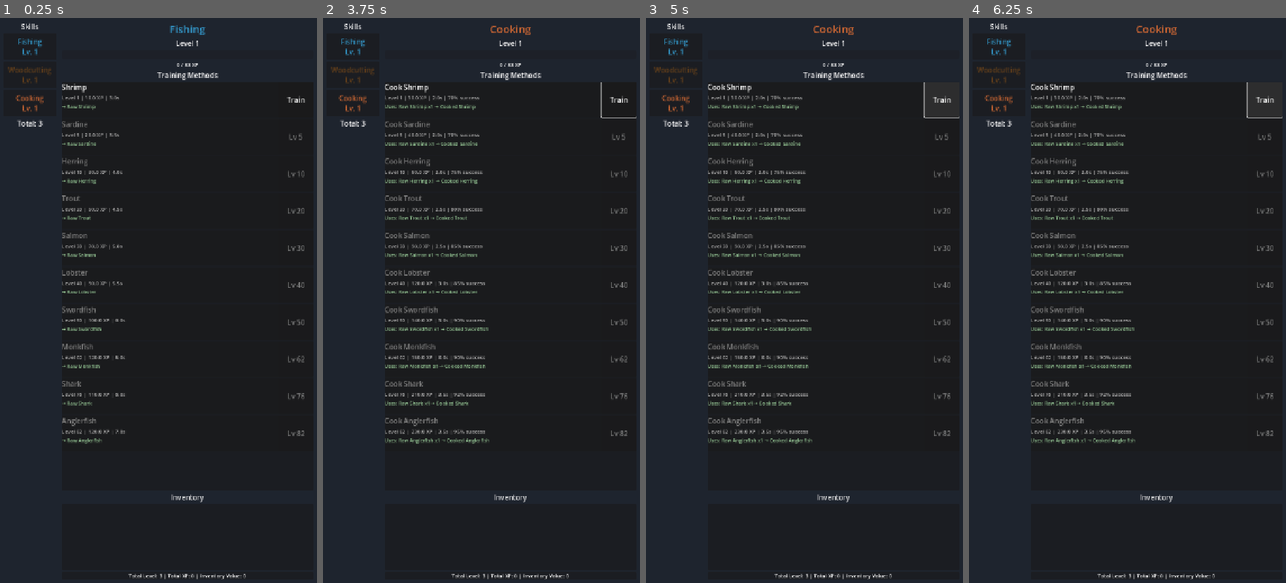
Above: before the commit, frames 1-4 (left to right).
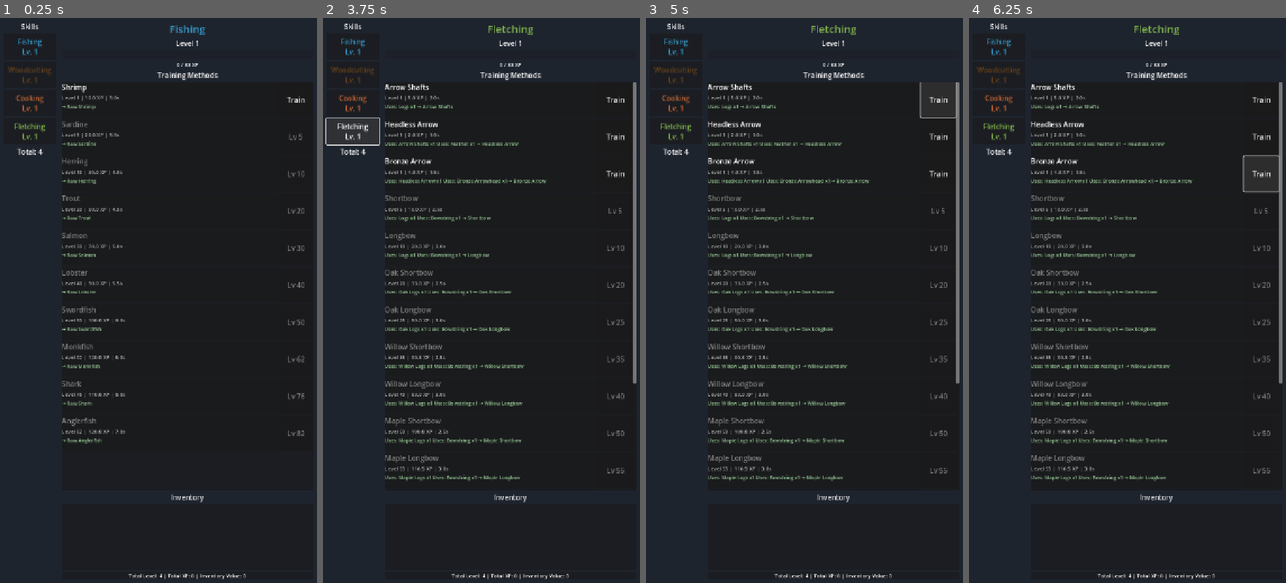
Above: after the commit, the same moments.

Repository: fahmed93/idlescapers
Game: Godot game, scene res://scenes/main.tscn
Two runs of this game, one before a commit and one after it. Both use one fixed random seed, a clock stepped at 60 frames per second and the inputs below.
Inputs (mouse positions are in pixels of both pictures, inside the frame that each line leads up to):
- Up to frame 1 (0.25 s): no input
- Up to frame 2 (3.75 s): click "Fishing Lv. 1" at 0.5 s; click "Woodcutting Lv. 1" at 1.25 s; click "Cooking Lv. 1" at 2 s; click "Train" at 2.75 s; click (351, 131) at 3.5 s, where only the run after the commit has a clickable "Fletching Lv. 1"
- Up to frame 3 (5 s): click "Train" at 4.25 s
- Up to frame 4 (6.25 s): click "Train" at 5 s; click "Train" at 5.75 s

The runs differ from the first frame. In frame 1, 0.2% of the frame differs, in the area x 4-52%, y 18-100%; in frame 2, 5.1%; in frame 3, 5.0%; in frame 4, 5.1%, in the area x 4-99%, y 1-100%.

Commit message:
Add fletching skill with training methods and items
Co-authored-by: fahmed93 <4407704+fahmed93@users.noreply.github.com>

Diff:
--- a/autoload/game_manager.gd
+++ b/autoload/game_manager.gd
@@ -109,6 +109,17 @@
 	skill_xp["cooking"] = 0.0
 	skill_levels["cooking"] = 1
 
+	# Create Fletching skill
+	var fletching := SkillData.new()
+	fletching.id = "fletching"
+	fletching.name = "Fletching"
+	fletching.description = "Create bows, arrows, and bolts."
+	fletching.color = Color(0.5, 0.7, 0.3)
+	fletching.training_methods = _create_fletching_methods()
+	skills["fletching"] = fletching
+	skill_xp["fletching"] = 0.0
+	skill_levels["fletching"] = 1
+
 func _create_fishing_methods() -> Array[TrainingMethodData]:
 	var methods: Array[TrainingMethodData] = []
 
@@ -414,6 +425,191 @@
 
 	return methods
 
+func _create_fletching_methods() -> Array[TrainingMethodData]:
+	var methods: Array[TrainingMethodData] = []
+
+	# Level 1: Arrow Shafts (15 per log)
+	var arrow_shafts := TrainingMethodData.new()
+	arrow_shafts.id = "arrow_shafts"
+	arrow_shafts.name = "Arrow Shafts"
+	arrow_shafts.description = "Cut logs into arrow shafts."
+	arrow_shafts.level_required = 1
+	arrow_shafts.xp_per_action = 5.0
+	arrow_shafts.action_time = 2.0
+	arrow_shafts.consumed_items = {"logs": 1}
+	arrow_shafts.produced_items = {"arrow_shafts": 15}
+	methods.append(arrow_shafts)
+
+	# Level 1: Headless Arrows (attach feathers to shafts)
+	var headless_arrow := TrainingMethodData.new()
+	headless_arrow.id = "headless_arrow"
+	headless_arrow.name = "Headless Arrow"
+	headless_arrow.description = "Attach feathers to arrow shafts."
+	headless_arrow.level_required = 1
+	headless_arrow.xp_per_action = 2.0
+	headless_arrow.action_time = 1.0
+	headless_arrow.consumed_items = {"arrow_shafts": 1, "feather": 1}
+	headless_arrow.produced_items = {"headless_arrow": 1}
+	methods.append(headless_arrow)
+
+	# Level 1: Bronze Arrows
+	var bronze_arrow := TrainingMethodData.new()
+	bronze_arrow.id = "bronze_arrow"
+	bronze_arrow.name = "Bronze Arrow"
+	bronze_arrow.description = "Attach bronze arrowheads to headless arrows."
+	bronze_arrow.level_required = 1
+	bronze_arrow.xp_per_action = 4.0
+	bronze_arrow.action_time = 1.5
+	bronze_arrow.consumed_items = {"headless_arrow": 1, "bronze_arrowhead": 1}
+	bronze_arrow.produced_items = {"bronze_arrow": 1}
+	methods.append(bronze_arrow)
+
+	# Level 5: Shortbow
+	var shortbow := TrainingMethodData.new()
+	shortbow.id = "shortbow"
+	shortbow.name = "Shortbow"
+	shortbow.description = "Fletch a basic shortbow."
+	shortbow.level_required = 5
+	shortbow.xp_per_action = 10.0
+	shortbow.action_time = 2.5
+	shortbow.consumed_items = {"logs": 1, "bowstring": 1}
+	shortbow.produced_items = {"shortbow": 1}
+	methods.append(shortbow)
+
+	# Level 10: Longbow
+	var longbow := TrainingMethodData.new()
+	longbow.id = "longbow"
+	longbow.name = "Longbow"
+	longbow.description = "Fletch a basic longbow."
+	longbow.level_required = 10
+	longbow.xp_per_action = 20.0
+	longbow.action_time = 3.0
+	longbow.consumed_items = {"logs": 1, "bowstring": 1}
+	longbow.produced_items = {"longbow": 1}
+	methods.append(longbow)
+
+	# Level 20: Oak Shortbow
+	var oak_shortbow := TrainingMethodData.new()
+	oak_shortbow.id = "oak_shortbow"
+	oak_shortbow.name = "Oak Shortbow"
+	oak_shortbow.description = "Fletch an oak shortbow."
+	oak_shortbow.level_required = 20
+	oak_shortbow.xp_per_action = 33.0
+	oak_shortbow.action_time = 2.5
+	oak_shortbow.consumed_items = {"oak_logs": 1, "bowstring": 1}
+	oak_shortbow.produced_items = {"oak_shortbow": 1}
+	methods.append(oak_shortbow)
+
+	# Level 25: Oak Longbow
+	var oak_longbow := TrainingMethodData.new()
+	oak_longbow.id = "oak_longbow"
+	oak_longbow.name = "Oak Longbow"
+	oak_longbow.description = "Fletch an oak longbow."
+	oak_longbow.level_required = 25
+	oak_longbow.xp_per_action = 50.0
+	oak_longbow.action_time = 3.0
+	oak_longbow.consumed_items = {"oak_logs": 1, "bowstring": 1}
+	oak_longbow.produced_items = {"oak_longbow": 1}
+	methods.append(oak_longbow)
+
+	# Level 35: Willow Shortbow
+	var willow_shortbow := TrainingMethodData.new()
+	willow_shortbow.id = "willow_shortbow"
+	willow_shortbow.name = "Willow Shortbow"
+	willow_shortbow.description = "Fletch a willow shortbow."
+	willow_shortbow.level_required = 35
+	willow_shortbow.xp_per_action = 66.5
+	willow_shortbow.action_time = 2.5
+	willow_shortbow.consumed_items = {"willow_logs": 1, "bowstring": 1}
+	willow_shortbow.produced_items = {"willow_shortbow": 1}
+	methods.append(willow_shortbow)
+
+	# Level 40: Willow Longbow
+	var willow_longbow := TrainingMethodData.new()
+	willow_longbow.id = "willow_longbow"
+	willow_longbow.name = "Willow Longbow"
+	willow_longbow.description = "Fletch a willow longbow."
+	willow_longbow.level_required = 40
+	willow_longbow.xp_per_action = 83.0
+	willow_longbow.action_time = 3.0
+	willow_longbow.consumed_items = {"willow_logs": 1, "bowstring": 1}
+	willow_longbow.produced_items = {"willow_longbow": 1}
+	methods.append(willow_longbow)
+
+	# Level 50: Maple Shortbow
+	var maple_shortbow := TrainingMethodData.new()
+	maple_shortbow.id = "maple_shortbow"
+	maple_shortbow.name = "Maple Shortbow"
+	maple_shortbow.description = "Fletch a maple shortbow."
+	maple_shortbow.level_required = 50
+	maple_shortbow.xp_per_action = 100.0
+	maple_shortbow.action_time = 2.5
+	maple_shortbow.consumed_items = {"maple_logs": 1, "bowstring": 1}
+	maple_shortbow.produced_items = {"maple_shortbow": 1}
+	methods.append(maple_shortbow)
+
+	# Level 55: Maple Longbow
+	var maple_longbow := TrainingMethodData.new()
+	maple_longbow.id = "maple_longbow"
+	maple_longbow.name = "Maple Longbow"
+	maple_longbow.description = "Fletch a maple longbow."
+	maple_longbow.level_required = 55
+	maple_longbow.xp_per_action = 116.5
+	maple_longbow.action_time = 3.0
+	maple_longbow.consumed_items = {"maple_logs": 1, "bowstring": 1}
+	maple_longbow.produced_items = {"maple_longbow": 1}
+	methods.append(maple_longbow)
+
+	# Level 65: Yew Shortbow
+	var yew_shortbow := TrainingMethodData.new()
+	yew_shortbow.id = "yew_shortbow"
+	yew_shortbow.name = "Yew Shortbow"
+	yew_shortbow.description = "Fletch a yew shortbow."
+	yew_shortbow.level_required = 65
+	yew_shortbow.xp_per_action = 135.0
+	yew_shortbow.action_time = 2.5
+	yew_shortbow.consumed_items = {"yew_logs": 1, "bowstring": 1}
+	yew_shortbow.produced_items = {"yew_shortbow": 1}
+	methods.append(yew_shortbow)
+
+	# Level 70: Yew Longbow
+	var yew_longbow := TrainingMethodData.new()
+	yew_longbow.id = "yew_longbow"
+	yew_longbow.name = "Yew Longbow"
+	yew_longbow.description = "Fletch a yew longbow."
+	yew_longbow.level_required = 70
+	yew_longbow.xp_per_action = 150.0
+	yew_longbow.action_time = 3.0
+	yew_longbow.consumed_items = {"yew_logs": 1, "bowstring": 1}
+	yew_longbow.produced_items = {"yew_longbow": 1}
+	methods.append(yew_longbow)
+
+	# Level 80: Magic Shortbow
+	var magic_shortbow := TrainingMethodData.new()
+	magic_shortbow.id = "magic_shortbow"
+	magic_shortbow.name = "Magic Shortbow"
+	magic_shortbow.description = "Fletch a magic shortbow."
+	magic_shortbow.level_required = 80
+	magic_shortbow.xp_per_action = 166.5
+	magic_shortbow.action_time = 2.5
+	magic_shortbow.consumed_items = {"magic_logs": 1, "bowstring": 1}
+	magic_shortbow.produced_items = {"magic_shortbow": 1}
+	methods.append(magic_shortbow)
+
+	# Level 85: Magic Longbow
+	var magic_longbow := TrainingMethodData.new()
+	magic_longbow.id = "magic_longbow"
+	magic_longbow.name = "Magic Longbow"
+	magic_longbow.description = "Fletch a magic longbow."
+	magic_longbow.level_required = 85
+	magic_longbow.xp_per_action = 183.0
+	magic_longbow.action_time = 3.0
+	magic_longbow.consumed_items = {"magic_logs": 1, "bowstring": 1}
+	magic_longbow.produced_items = {"magic_longbow": 1}
+	methods.append(magic_longbow)
+
+	return methods
+
 ## Get current skill level
 func get_skill_level(skill_id: String) -> int:
 	return skill_levels.get(skill_id, 1)
--- a/autoload/inventory.gd
+++ b/autoload/inventory.gd
@@ -49,6 +49,30 @@
 	_add_item("yew_logs", "Yew Logs", "Valuable yew logs.", ItemData.ItemType.RAW_MATERIAL, 200)
 	_add_item("magic_logs", "Magic Logs", "Magical logs.", ItemData.ItemType.RAW_MATERIAL, 500)
 	_add_item("redwood_logs", "Redwood Logs", "Massive redwood logs.", ItemData.ItemType.RAW_MATERIAL, 1000)
+
+	# Fletching materials
+	_add_item("arrow_shafts", "Arrow Shafts", "Wooden shafts for arrows.", ItemData.ItemType.PROCESSED, 1)
+	_add_item("feather", "Feather", "A feather for fletching arrows.", ItemData.ItemType.RAW_MATERIAL, 2)
+	_add_item("bowstring", "Bowstring", "String for stringing bows.", ItemData.ItemType.PROCESSED, 10)
+	_add_item("bronze_arrowhead", "Bronze Arrowhead", "A bronze arrowhead.", ItemData.ItemType.PROCESSED, 3)
+
+	# Bows
+	_add_item("shortbow", "Shortbow", "A basic shortbow.", ItemData.ItemType.TOOL, 50)
+	_add_item("longbow", "Longbow", "A basic longbow.", ItemData.ItemType.TOOL, 100)
+	_add_item("oak_shortbow", "Oak Shortbow", "A shortbow made of oak.", ItemData.ItemType.TOOL, 150)
+	_add_item("oak_longbow", "Oak Longbow", "A longbow made of oak.", ItemData.ItemType.TOOL, 200)
+	_add_item("willow_shortbow", "Willow Shortbow", "A shortbow made of willow.", ItemData.ItemType.TOOL, 300)
+	_add_item("willow_longbow", "Willow Longbow", "A longbow made of willow.", ItemData.ItemType.TOOL, 400)
+	_add_item("maple_shortbow", "Maple Shortbow", "A shortbow made of maple.", ItemData.ItemType.TOOL, 600)
+	_add_item("maple_longbow", "Maple Longbow", "A longbow made of maple.", ItemData.ItemType.TOOL, 800)
+	_add_item("yew_shortbow", "Yew Shortbow", "A shortbow made of yew.", ItemData.ItemType.TOOL, 1200)
+	_add_item("yew_longbow", "Yew Longbow", "A longbow made of yew.", ItemData.ItemType.TOOL, 1600)
+	_add_item("magic_shortbow", "Magic Shortbow", "A magical shortbow.", ItemData.ItemType.TOOL, 2500)
+	_add_item("magic_longbow", "Magic Longbow", "A magical longbow.", ItemData.ItemType.TOOL, 3500)
+
+	# Arrows
+	_add_item("headless_arrow", "Headless Arrow", "An arrow without an arrowhead.", ItemData.ItemType.PROCESSED, 2)
+	_add_item("bronze_arrow", "Bronze Arrow", "An arrow with a bronze tip.", ItemData.ItemType.PROCESSED, 5)
 
 ## Helper to add item definition
 func _add_item(id: String, display_name: String, desc: String, type: ItemData.ItemType, value: int) -> void:
